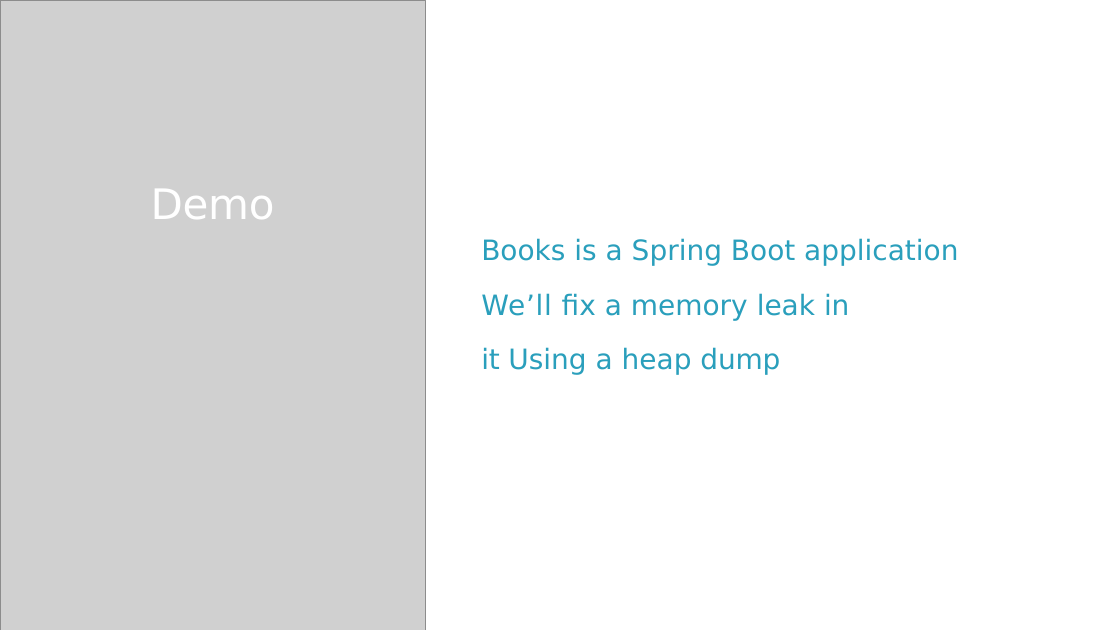
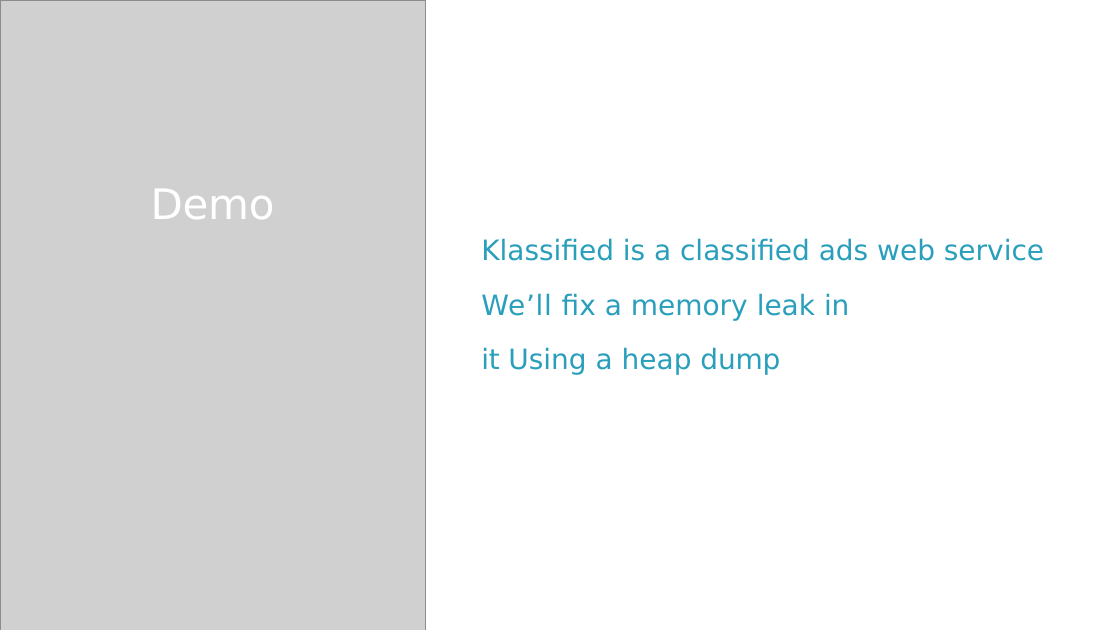
Before and after one commit to StevenJoseph19/ASDE-2023, a slide deck: slide 12 of Learning Phase/Week 2/Day 2/Slides/2. Understanding the Java Virtual - Machine Memory Management/3-java-understanding-solving-memory-problems-m3-slides.pptx. Drawn at 1120x630 pixels with LibreOffice and Linux fonts; fonts in the diff are those of the drawing; grey boxes stand for pictures. Boxes give left, top, right and bottom in pixels: in the first picture for what was removed or moved away, otherwise in the second. Text is boxed around its words. In the diff, an @@ line names an element or a change of style, - is before the commit and + after.

```diff
--- a/Learning Phase/Week 2/Day 2/Slides/2. Understanding the Java Virtual - Machine Memory Management/3-java-understanding-solving-memory-problems-m3-slides.pptx
+++ b/Learning Phase/Week 2/Day 2/Slides/2. Understanding the Java Virtual - Machine Memory Management/3-java-understanding-solving-memory-problems-m3-slides.pptx
@@ text at [481,238,1044,261]: text changed @@
-Books is a Spring Boot application
+Klassified is a classified ads web service
```
Also in this commit, not shown: 1 other slide changed, 1 slide removed, 3 other files.
